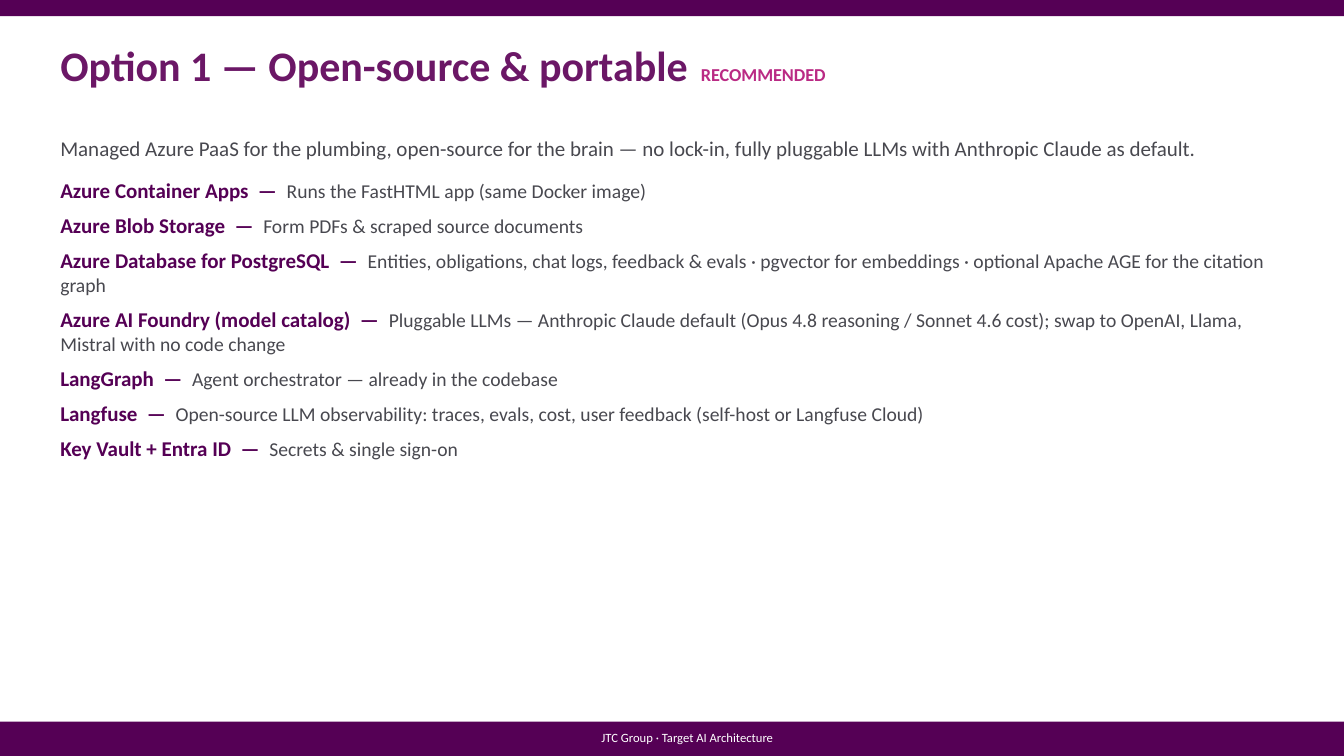
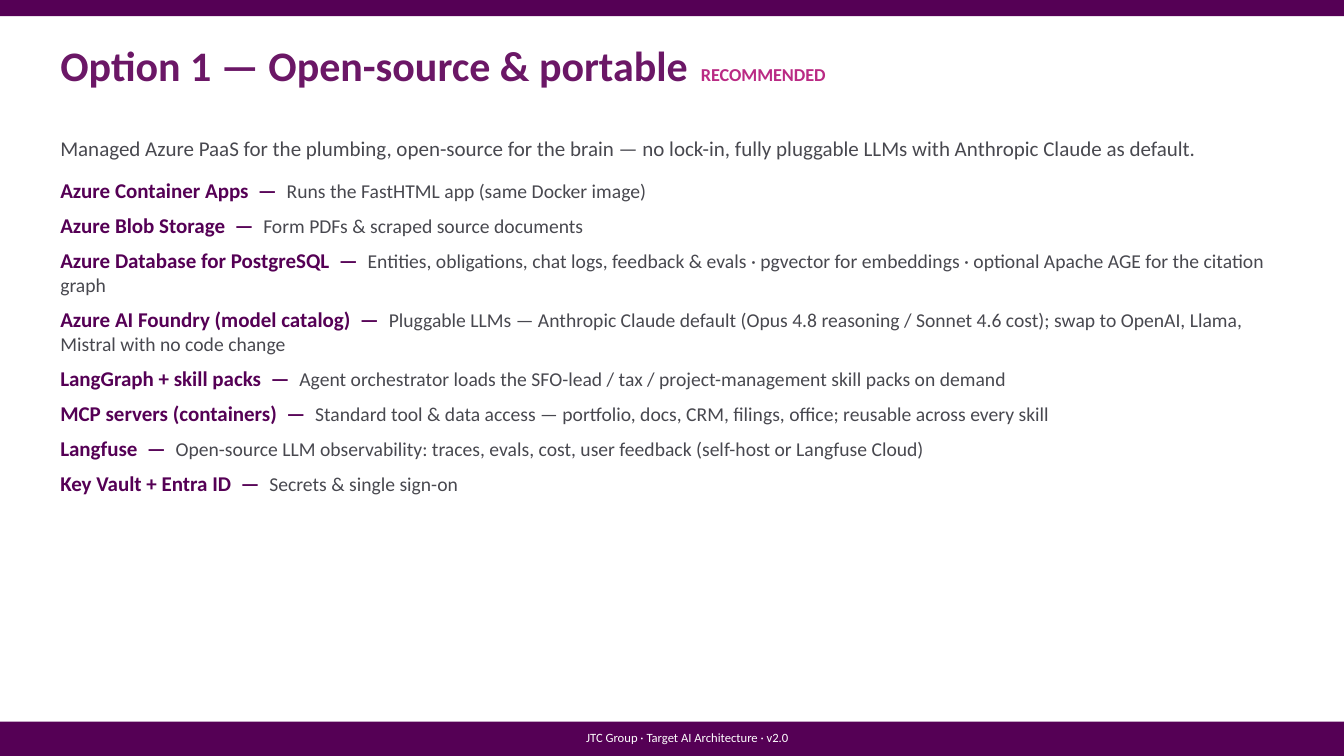
Before and after one commit to predictivelabsai/FastFund, a slide deck: slide 5 of docs/jtcgroup_target_ai_architecture.pptx (slide 3 before the commit). Drawn at 1344x756 pixels with LibreOffice and Linux fonts; fonts in the diff are those of the drawing. Boxes give left, top, right and bottom in pixels: in the first picture for what was removed or moved away, otherwise in the second. Text is boxed around its words. In the diff, an @@ line names an element or a change of style, - is before the commit and + after.

```diff
--- a/docs/jtcgroup_target_ai_architecture.pptx
+++ b/docs/jtcgroup_target_ai_architecture.pptx
@@ text at (60,371,1049,425): text changed @@
-LangGraph — Agent orchestrator — already in the codebase
+LangGraph + skill packs — Agent orchestrator loads the SFO-lead / tax / project-management skill packs on demand
+MCP servers (containers) — Standard tool & data access — portfolio, docs, CRM, filings, office; reusable across every skill
@@ text in rectangle at (586,733,789,744): text changed @@
-JTC Group · Target AI Architecture
+JTC Group · Target AI Architecture · v2.0
```
Also in this commit, not shown: 8 other slides changed, 2 slides added, 4 other files.
